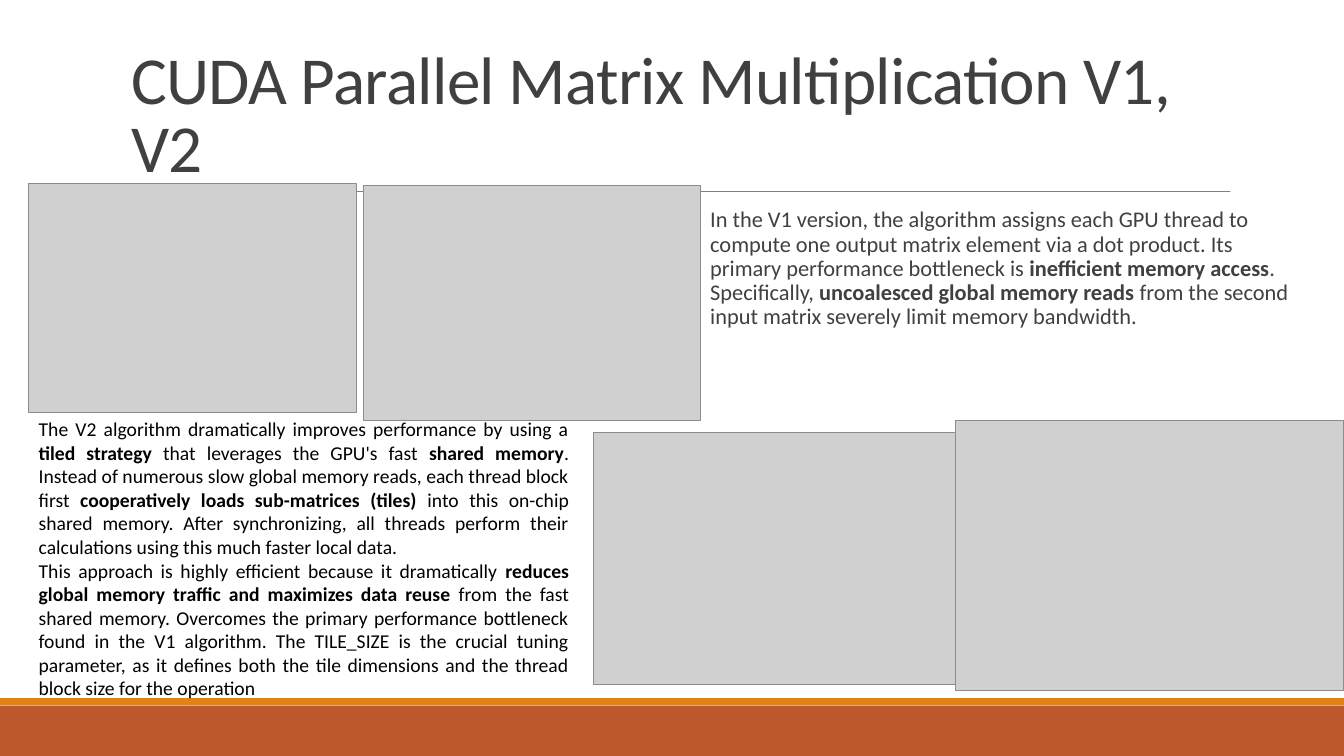
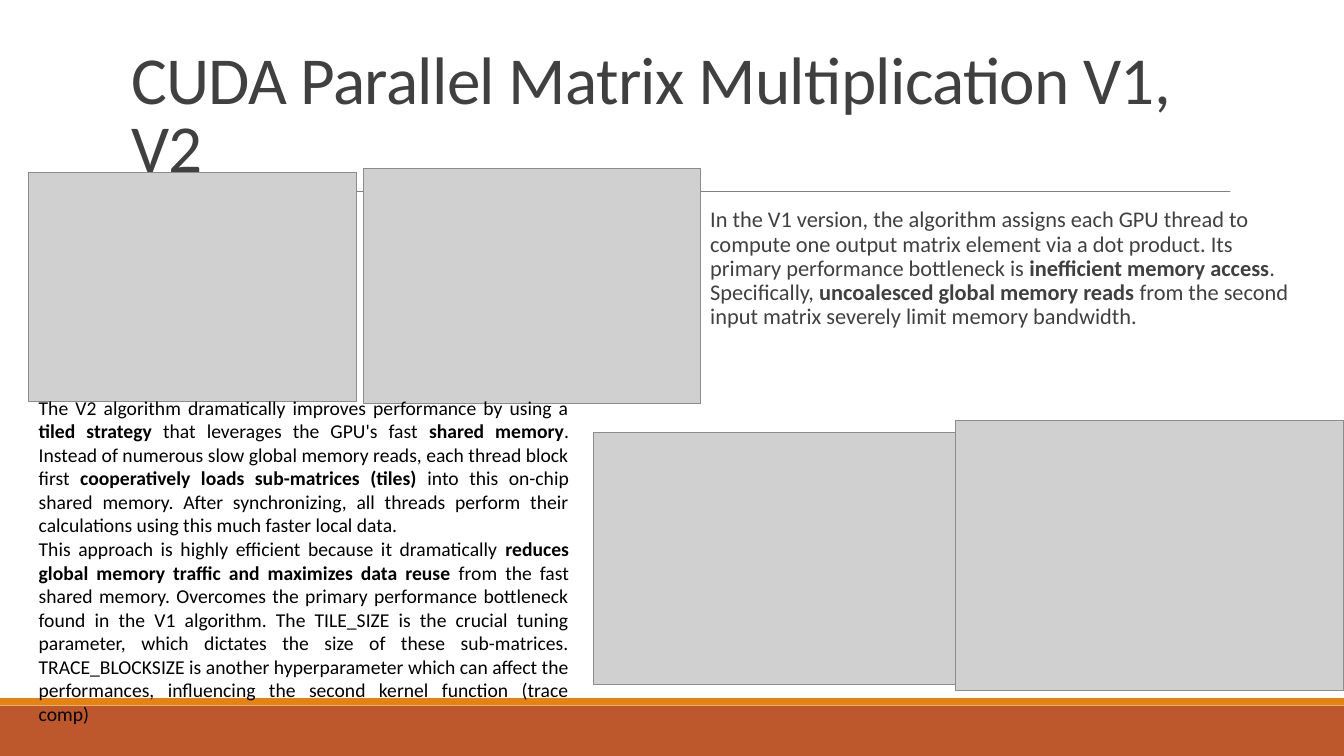
Before and after one commit to RiccardoRevalor/ParallelTriangleCounting, a slide deck: slide 23 of presentation.pptx. Drawn at 1344x756 pixels with LibreOffice and Linux fonts; fonts in the diff are those of the drawing; grey boxes stand for pictures. Boxes give left, top, right and bottom in pixels: in the first picture for what was removed or moved away, otherwise in the second. Text is boxed around its words. In the diff, an @@ line names an element or a change of style, - is before the commit and + after.

Commit message:
fix: fixed matrix last slide

```diff
--- a/presentation.pptx
+++ b/presentation.pptx
@@ picture: place and size @@
-picture at bbox=[29, 184, 358, 412]
+picture at bbox=[29, 172, 358, 401]
@@ picture: place and size @@
-picture at bbox=[363, 186, 700, 420]
+picture at bbox=[363, 168, 700, 403]
@@ text "The V2 algorithm dramatically improves ...": place and size @@
-text "The V2 algorithm dramatically improves ..." at bbox=[39, 420, 569, 701]
+text "The V2 algorithm dramatically improves ..." at bbox=[39, 399, 569, 724]
@@ text at bbox=[39, 542, 569, 724]: text changed @@
-This approach is highly efficient because it dramatically reduces global memory traffic and maximizes data reuse from the fast shared memory. Overcomes the primary performance bottleneck found in the V1 algorithm. The TILE_SIZE is the crucial tuning parameter, as it defines both the tile dimensions and the thread block size for the operation
+This approach is highly efficient because it dramatically reduces global memory traffic and maximizes data reuse from the fast shared memory. Overcomes the primary performance bottleneck found in the V1 algorithm. The TILE_SIZE is the crucial tuning parameter, which dictates the size of these sub-matrices. TRACE_BLOCKSIZE is another hyperparameter which can affect the performances, influencing the second kernel function (trace comp)
```
Also in this commit, not shown: 3 other slides changed.
